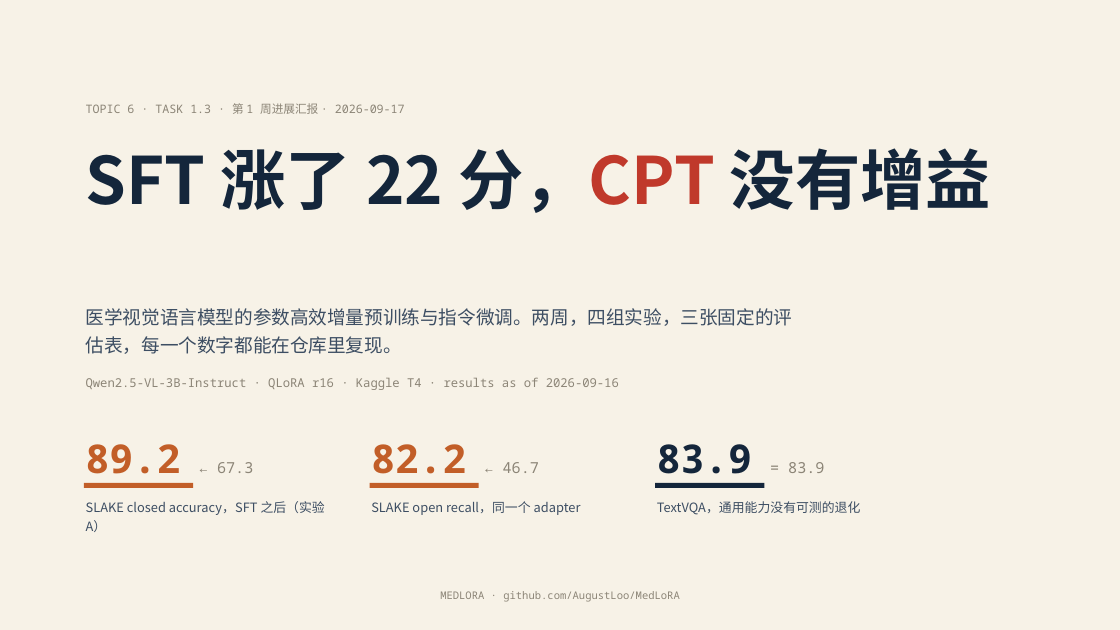
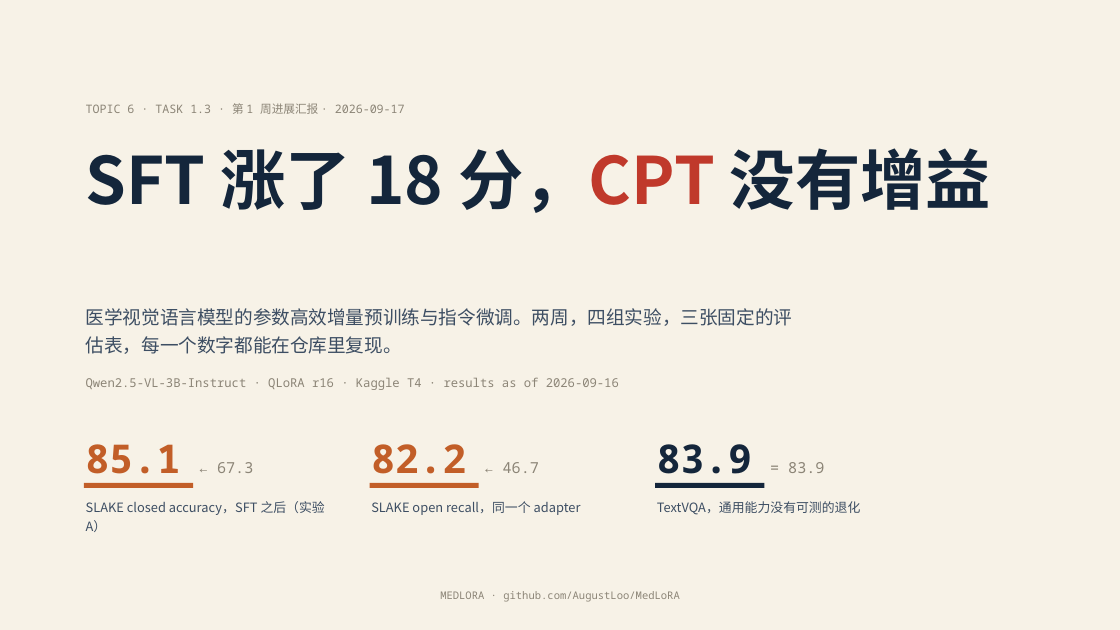
Before and after one commit to AugustLoo/MedLoRA, a slide deck: slide 1 of docs/weekly/week1/Topic6_WeeklyReport.pptx. Drawn at 1120x630 pixels with LibreOffice and Linux fonts; fonts in the diff are those of the drawing. Boxes give left, top, right and bottom in pixels: in the first picture for what was removed or moved away, otherwise in the second. Text is boxed around its words. In the diff, an @@ line names an element or a change of style, - is before the commit and + after.

```diff
--- a/docs/weekly/week1/Topic6_WeeklyReport.pptx
+++ b/docs/weekly/week1/Topic6_WeeklyReport.pptx
@@ text at bbox=[86, 148, 991, 213]: text changed @@
-SFT 涨了 22 分，CPT 没有增益
+SFT 涨了 18 分，CPT 没有增益
@@ text at bbox=[86, 444, 253, 484]: text changed @@
-89.2 ← 67.3
+85.1 ← 67.3
```
Also in this commit, not shown: 5 other slides changed, 21 other files.
